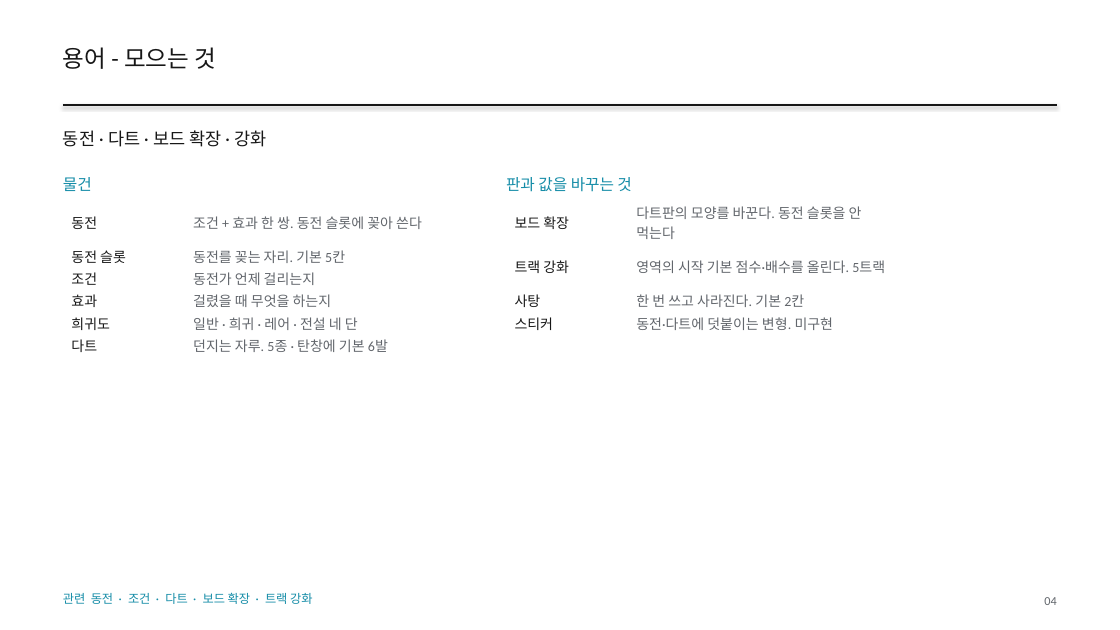
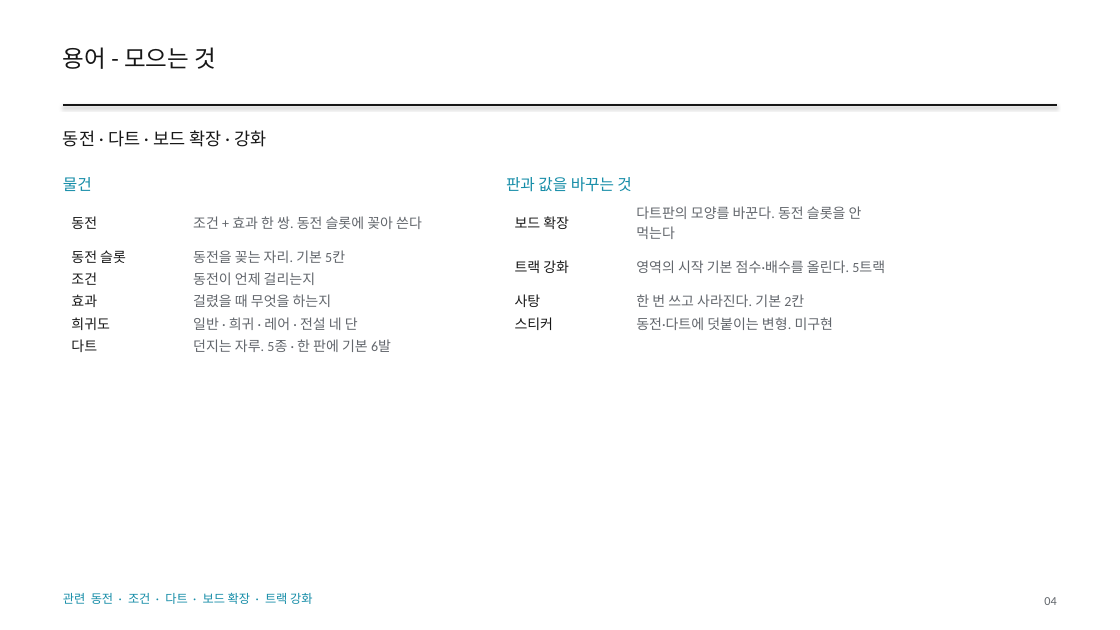
Before and after one commit to GGbong69/test-03, a slide deck: slide 4 of docs/HIGHTONE_기획서.pptx. Drawn at 1120x630 pixels with LibreOffice and Linux fonts; fonts in the diff are those of the drawing. Boxes give left, top, right and bottom in pixels: in the first picture for what was removed or moved away, otherwise in the second. Text is boxed around its words. In the diff, an @@ line names an element or a change of style, - is before the commit and + after.

```diff
--- a/docs/HIGHTONE_기획서.pptx
+++ b/docs/HIGHTONE_기획서.pptx
@@ table at (63,200,460,356) @@
-row 2, column 2: 동전를 꽂는 자리. 기본 5칸
+row 2, column 2: 동전을 꽂는 자리. 기본 5칸
-row 3, column 2: 동전가 언제 걸리는지
+row 3, column 2: 동전이 언제 걸리는지
-row 6, column 2: 던지는 자루. 5종 · 탄창에 기본 6발
+row 6, column 2: 던지는 자루. 5종 · 한 판에 기본 6발
```
Also in this commit, not shown: 12 other slides changed, 31 other files.
